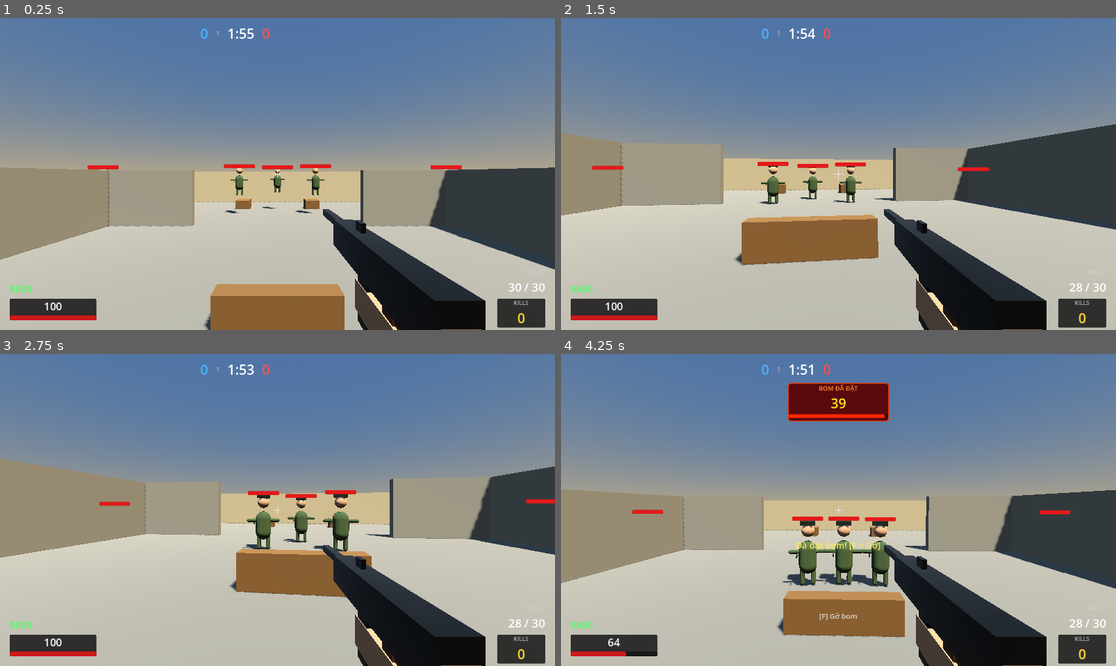
Above: before the commit, frames 1-4 (two rows, left to right).
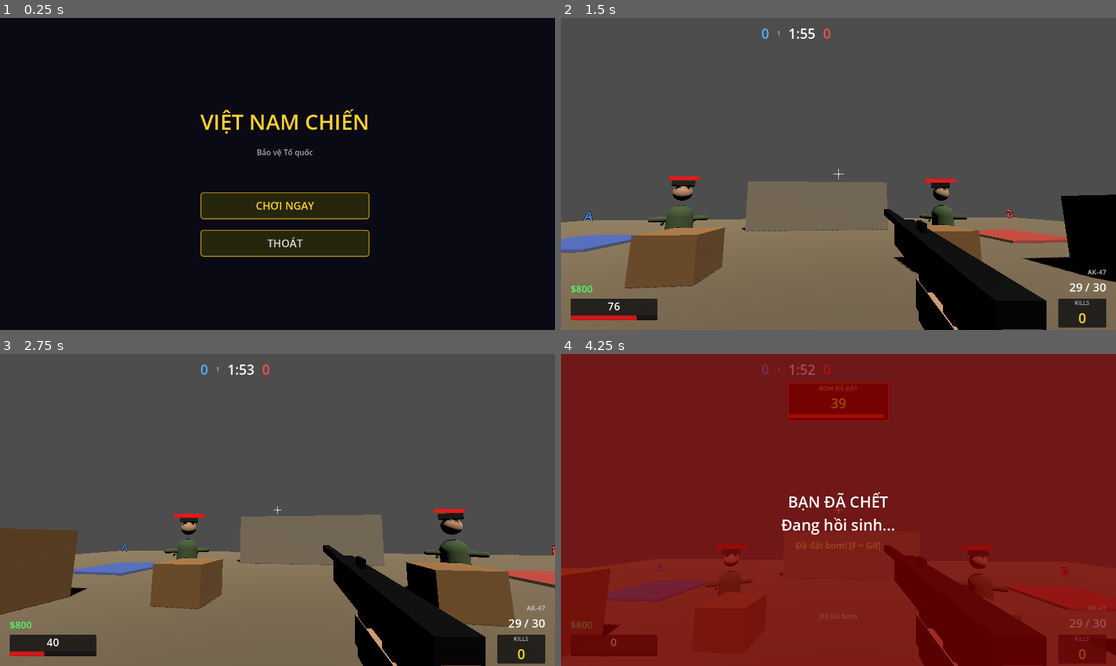
Above: after the commit, the same moments.

Repository: DamThuanHung/vietnamchien
Game: Godot game, scene res://scenes/main_menu.tscn
The game is run twice, just before and just after one commit, with the same random seed, the same clock (stepped at 60 frames per second) and the same inputs. Before the commit the project starts from res://maps/hoa_lo.tscn.
Inputs (mouse positions are in pixels of both pictures, inside the frame that each line leads up to):
- Up to frame 1 (0.25 s): no input
- Up to frame 2 (1.5 s): click (844, 205) at 0.5 s, where only the run after the commit has a clickable "CHƠI NGAY"; move the mouse to (866, 174) at 1.27 s; press the mouse at (866, 174) at 1.28 s
- Up to frame 3 (2.75 s): tap Space (jump) at 1.52, 2.27 s; move the mouse to (249, 510) at 2.02 s; release the mouse at (249, 510) at 2.03 s; tap Ctrl (chay) at 2.1 s
- Up to frame 4 (4.25 s): move the mouse to (849, 503) at 2.77 s; hold F (dat_bom) 2.78-3.53 s; move the mouse to (832, 516) at 3.52 s; tap S (di_lui) at 3.6 s; tap Space (jump) at 3.77 s

The runs differ from the first frame. In frame 1, 97% of the frame differs, in the area x 0-100%, y 0-100%; in frame 2, 95%; in frame 3, 96%; in frame 4, 100%.

Commit message:
fix: đổi main scene về main_menu.tscn để F5 vào menu chính
Trước đây F5 vào thẳng hoa_lo.tscn (skeleton chưa thiết kế thật), bỏ qua main menu. Đổi để gameplay flow đúng: F5 → main_menu → click "Chơi Ngay" → map_test.

Co-Authored-By: Claude Opus 4.7 (1M context) <noreply@anthropic.com>

Diff:
--- a/project.godot
+++ b/project.godot
@@ -11,7 +11,7 @@
 [application]
 
 config/name="vietnam_chien"
-run/main_scene="res://maps/hoa_lo.tscn"
+run/main_scene="res://scenes/main_menu.tscn"
 config/features=PackedStringArray("4.6", "Forward Plus")
 config/icon="res://icon.svg"
 
